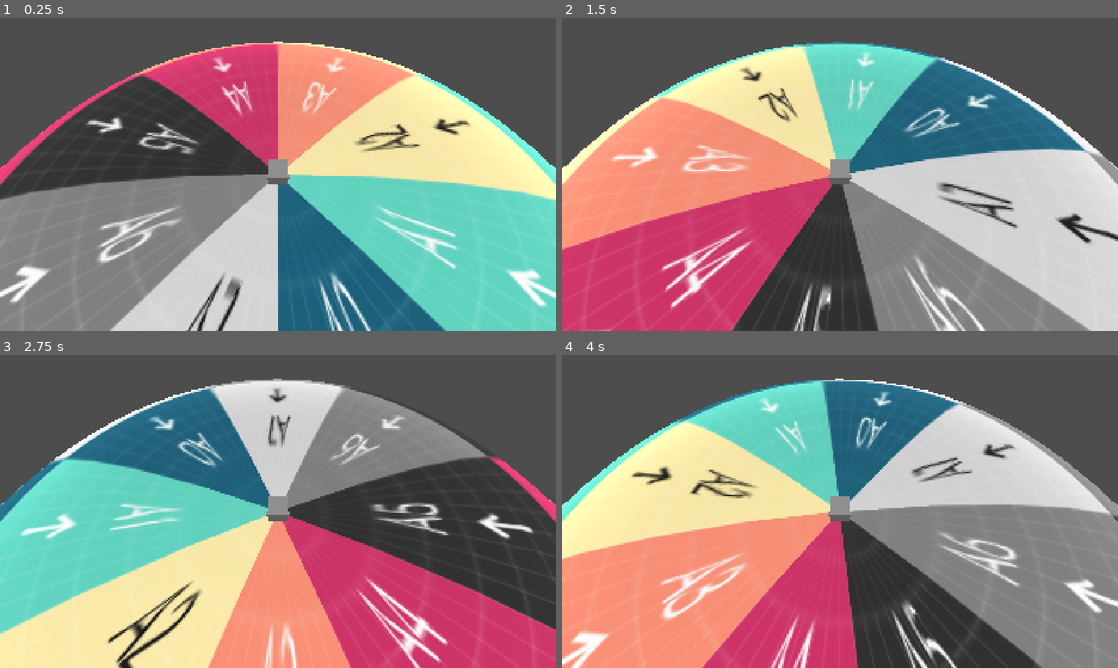
Above: before the commit, frames 1-4 (two rows, left to right).
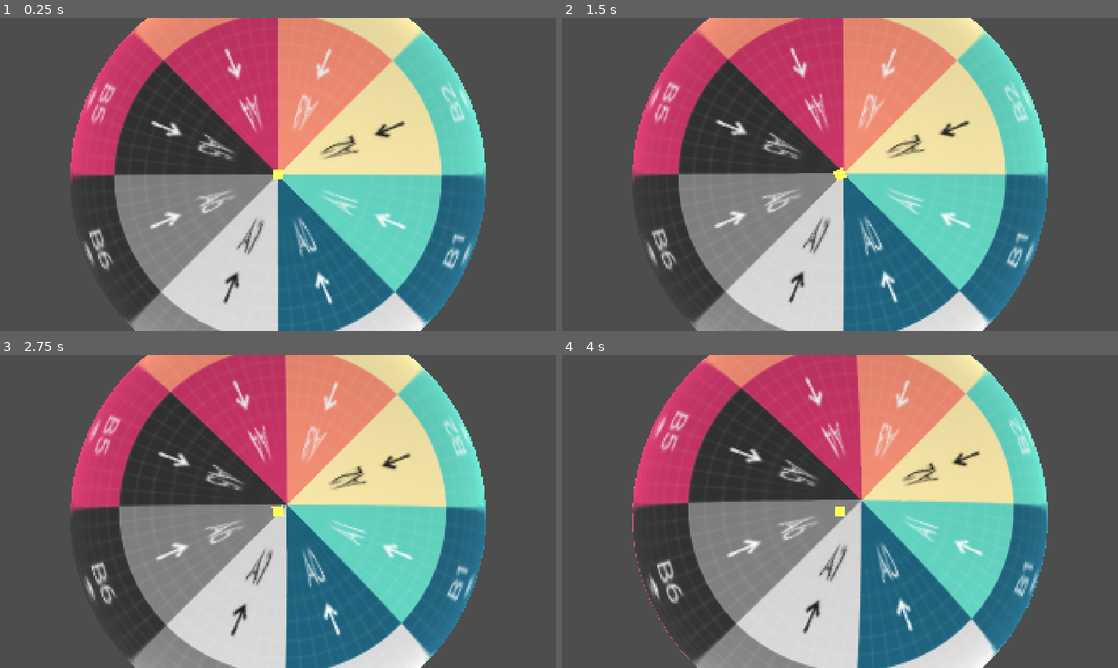
Above: after the commit, the same moments.

Repository: pgm-woutvande22/gamejam-juniperdev
Game: Godot game, scene res://scences/level.tscn
The game is run twice, just before and just after one commit, with the same random seed, the same clock (stepped at 60 frames per second) and the same inputs.
Inputs (mouse positions are in pixels of both pictures, inside the frame that each line leads up to):
- Up to frame 1 (0.25 s): no input
- Up to frame 2 (1.5 s): tap Enter at 0.5 s; move the mouse to (962, 158) at 0.52 s; hold D (move_right) 0.53-1.25 s; click (962, 158) at 0.67 s; drag from (728, 190) to (812, 237) at 1.27 s
- Up to frame 3 (2.75 s): move the mouse to (333, 442) at 2.02 s; hold D (move_right) from 2.03 s (still down); click (333, 442) at 2.17 s
- Up to frame 4 (4 s): release D (move_right) at 2.75 s; drag from (812, 574) to (673, 464) at 2.77 s; move the mouse to (1006, 558) at 3.52 s; hold A (move_left) from 3.53 s (still down); click (1006, 558) at 3.67 s

The runs differ from the first frame. In frame 1, 50% of the frame differs, in the area x 0-100%, y 0-100%; in frame 2, 86%; in frame 3, 83%; in frame 4, 86%.

Commit message:
✨: fixed movement
can now drag with lef click to move the top

Diff:
--- a/scences/level.tscn
+++ b/scences/level.tscn
@@ -3,7 +3,13 @@
 [ext_resource type="Script" uid="uid://cr1pdrt4vamyh" path="res://scripts/top.gd" id="1_dckfn"]
 [ext_resource type="Texture2D" uid="uid://ch8qa1kx5775f" path="res://assets/CustomUVChecker_byValle_1K.png" id="2_qi052"]
 
+[sub_resource type="StandardMaterial3D" id="StandardMaterial3D_qi052"]
+albedo_color = Color(4.8796525, 2.8984103, 0.69946414, 1)
+metallic = 1.0
+metallic_specular = 0.27
+
 [sub_resource type="BoxMesh" id="BoxMesh_7l045"]
+material = SubResource("StandardMaterial3D_qi052")
 
 [sub_resource type="SphereShape3D" id="SphereShape3D_pg4a6"]
 
@@ -16,12 +22,14 @@
 [node name="level" type="Node3D" unique_id=738747087]
 
 [node name="Top" type="CharacterBody3D" parent="." unique_id=1907083630]
-transform = Transform3D(1, 0, 0, 0, 1, 0, 0, 0, 1, 0, 200.32025, 0)
+transform = Transform3D(1, 0, 0, 0, 1, 0, 0, 0, 1, 0, 120.80496, 0)
 script = ExtResource("1_dckfn")
 planet_path = NodePath("../Planet")
 camera_path = NodePath("../Camera3D")
 light_path = NodePath("DirectionalLight3D")
 radius = 10.0
+camera_distance = 20.0
+camera_pitch_deg = 89.0
 
 [node name="DirectionalLight3D" type="DirectionalLight3D" parent="Top" unique_id=1564292907]
 transform = Transform3D(0.7071068, 0.35355324, -0.6123725, 0, 0.86602557, 0.49999976, 0.7071068, -0.35355324, 0.6123725, 0, 13.953394, 0)
--- a/scripts/top.gd
+++ b/scripts/top.gd
@@ -4,14 +4,18 @@
 @export var camera_path: NodePath            # the Camera3D that follows the top
 @export var light_path: NodePath             # the DirectionalLight3D that follows the top
 @export var radius: float = 5.0
-@export var move_speed: float = 4.0          # units/sec along the surface
-@export var turn_speed: float = 2.5          # radians/sec
+@export var move_speed: float = 4.0          # units/sec along the surface (also caps mouse-drag speed)
+@export var turn_speed: float = 1.5          # radians/sec (keyboard turning)
+@export var drag_strength: float = 8.0       # mouse-drag: how hard the top is pulled to the cursor (higher = snappier)
 @export var spin_visual_speed: float = 1080.0 # deg/sec, purely cosmetic
 @export var camera_distance: float = 10.0    # how far the camera sits from the top
 @export_range(10.0, 89.0) var camera_pitch_deg: float = 60.0 # 89 = straight overhead, lower = more behind-and-above
 
 var planet_center: Vector3
+var planet_radius: float = 0.0               # planet's surface radius, used for cursor raycasts
 var heading: Vector3 = Vector3.FORWARD       # tangent direction the top faces
+var view_dir: Vector3 = Vector3.FORWARD      # camera's stable "behind" direction; parallel-transported as
+											 # the top moves so the view doesn't spin when you change heading
 
 @onready var mesh: Node3D = $TopMesh
 @onready var camera: Camera3D = get_node_or_null(camera_path)
@@ -22,7 +26,7 @@
 	planet_center = planet.global_position
 	# derive the orbit radius from the actual planet so the top can't drift off the
 	# surface: planet's world radius + the top's own radius (so it rests on top, not half-buried)
-	var planet_radius := _sphere_world_radius(planet)
+	planet_radius = _sphere_world_radius(planet)
 	if planet_radius > 0.0:
 		radius = planet_radius + _sphere_world_radius(mesh)
 	# snap onto the surface and make heading tangent to it
@@ -31,18 +35,40 @@
 		up = Vector3.UP
 	global_position = planet_center + up * radius
 	heading = _project_tangent(heading, up)
+	view_dir = heading
 	_update_camera(up)
 	_update_light(up)
 
 func _physics_process(delta: float) -> void:
 	var up := (global_position - planet_center).normalized()
 
-	# --- turn: rotate heading around the surface normal ---
-	var turn := Input.get_axis("move_right", "move_left")
-	heading = _project_tangent(heading.rotated(up, turn * turn_speed * delta), up)
+	# --- drag: hold the left mouse button to pull the top toward the cursor ---
+	var fwd := 0.0
+	if Input.is_mouse_button_pressed(MOUSE_BUTTON_LEFT):
+		var target = _cursor_planet_point()
+		if target != null:
+			var point: Vector3 = target
+			var cur_dir := (global_position - planet_center).normalized()
+			var to_dir := (point - planet_center).normalized()
+			var arc := cur_dir.angle_to(to_dir)   # great-circle distance to the cursor, in radians
+			var axis := cur_dir.cross(to_dir)
+			if arc > 0.0001 and axis.length() > 0.0:
+				# move a slice of the remaining distance each frame, so the top eases in like an
+				# elastic drag; clamp to move_speed so a far flick of the cursor can't teleport it
+				var step: float = min(arc * clampf(drag_strength * delta, 0.0, 1.0), (move_speed * delta) / radius)
+				cur_dir = cur_dir.rotated(axis.normalized(), step)
+				global_position = planet_center + cur_dir * radius
+				up = cur_dir
+				var h := _project_tangent(to_dir, up)   # face the way we're being dragged
+				if h.length() > 0.001:
+					heading = h
+	else:
+		# keyboard fallback when not dragging
+		var turn := Input.get_axis("move_right", "move_left")
+		heading = _project_tangent(heading.rotated(up, turn * turn_speed * delta), up)
+		fwd = Input.get_axis("move_back", "move_forward")
 
-	# --- move: rotate the position vector around the planet center ---
-	var fwd := Input.get_axis("move_back", "move_forward")
+	# --- keyboard move: rotate the position vector around the planet center ---
 	if fwd != 0.0:
 		var axis := up.cross(heading).normalized()
 		var angle := (fwd * move_speed * delta) / radius
@@ -57,26 +83,31 @@
 	# --- spin the visual mesh around its own up ---
 	mesh.rotate_object_local(Vector3.UP, deg_to_rad(spin_visual_speed) * delta)
 
-	_update_camera(up)
+	_update_camera(up)   # follow the top every frame, recentering immediately (no lag = no spiral)
 	_update_light(up)
 
 func _update_camera(up: Vector3) -> void:
-	# place the camera relative to the top: pitch tilts it from straight overhead (89 deg)
-	# down toward a behind-and-above chase angle, pulling back along the heading as it lowers
+	# keep the top centered every frame, but recenter IMMEDIATELY (no smoothing). a lagging camera
+	# rotates its look-at angle toward the lag direction, which curves the drag target and spirals.
+	# snapping to the top each frame keeps the view frame consistent, so dragging tracks straight.
+	# view_dir (the "behind" direction) is parallel-transported, not tied to heading, so changing
+	# drag direction doesn't spin the view either.
 	if camera == null:
 		return
+	view_dir = _project_tangent(view_dir, up)
 	var pitch := deg_to_rad(clampf(camera_pitch_deg, 10.0, 89.0))
-	var offset_dir := up * sin(pitch) - heading * cos(pitch)
+	var offset_dir := up * sin(pitch) - view_dir * cos(pitch)
 	camera.global_position = global_position + offset_dir * camera_distance
 	camera.look_at(global_position, up)
 
 func _update_light(up: Vector3) -> void:
 	# directional light position is ignored; only its -Z (the light direction) matters.
-	# aim it down the surface normal, tilted slightly along heading for soft shading.
+	# aim it down the surface normal, tilted along the stable view_dir (not heading) so the
+	# shading doesn't swing around as you change drag direction.
 	if light == null:
 		return
-	light.global_position = global_position + up * 10.0 - heading * 4.0
-	light.look_at(global_position, heading)
+	light.global_position = global_position + up * 10.0 - view_dir * 4.0
+	light.look_at(global_position, view_dir)
 
 func _sphere_world_radius(node: Node) -> float:
 	# read a SphereMesh's radius and apply the node's world scale; 0.0 if it isn't a sphere
@@ -85,6 +116,28 @@
 		return local_r * (node as Node3D).global_transform.basis.get_scale().x
 	return 0.0
 
+func _cursor_planet_point() -> Variant:
+	# ray from the camera through the mouse, intersected with the planet sphere; null on a miss.
+	# the planet is a perfect sphere, so this is exact — no collider needed.
+	if camera == null:
+		return null
+	var mouse := camera.get_viewport().get_mouse_position()
+	var o := camera.project_ray_origin(mouse)
+	var d := camera.project_ray_normal(mouse)   # unit length, so a = 1 in the quadratic below
+	var oc := o - planet_center
+	var b := 2.0 * d.dot(oc)
+	var c := oc.dot(oc) - planet_radius * planet_radius
+	var disc := b * b - 4.0 * c
+	if disc < 0.0:
+		return null                             # cursor isn't over the planet
+	var s := sqrt(disc)
+	var t := (-b - s) * 0.5                      # nearest intersection
+	if t < 0.0:
+		t = (-b + s) * 0.5                       # camera inside the sphere: take the far hit
+	if t < 0.0:
+		return null
+	return o + d * t
+
 func _project_tangent(v: Vector3, up: Vector3) -> Vector3:
 	# remove the component along 'up' so the vector stays on the tangent plane
 	return (v - up * v.dot(up)).normalized()
